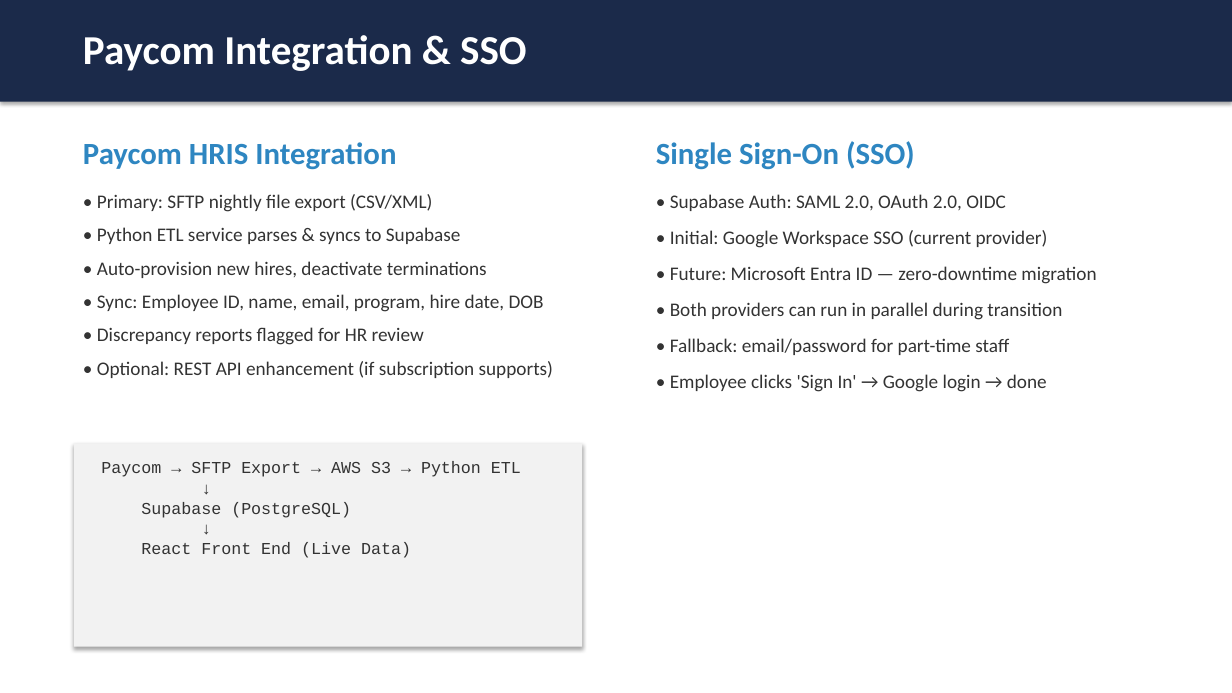
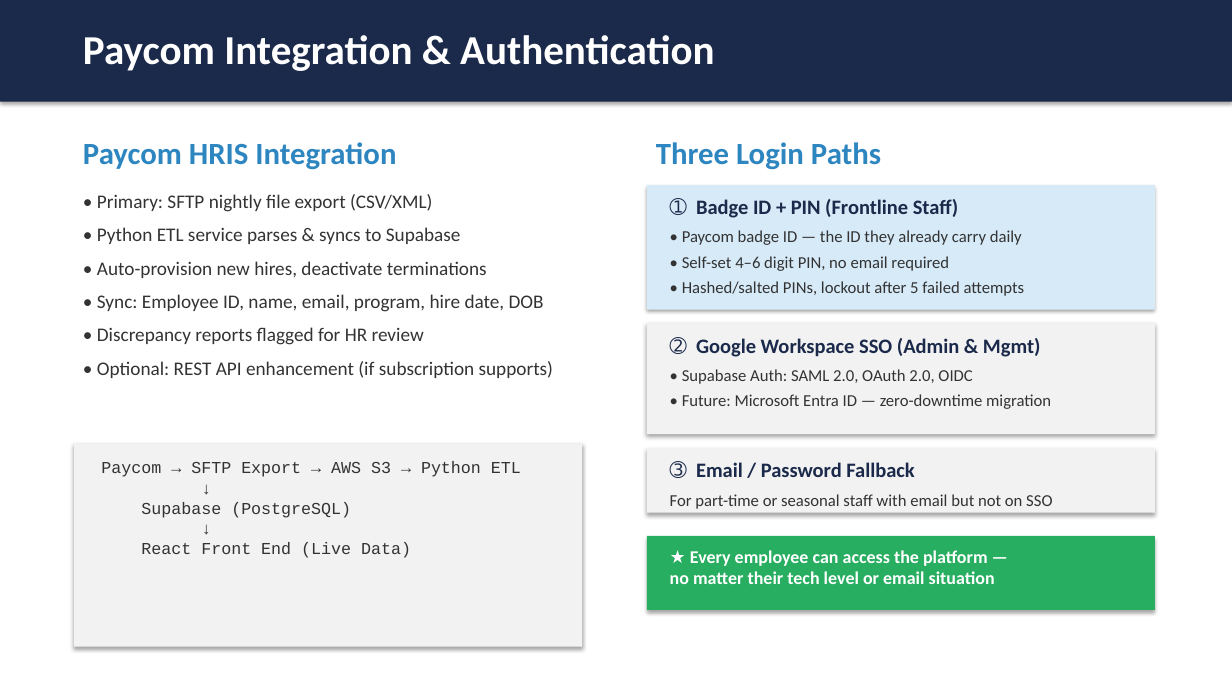
Before and after one commit to mingjyesheng-ioteye/sb_rewards, a slide deck: slide 11 of RFP/IoTeye - Arc Mercer Pitch.pptx. Drawn at 1232x693 pixels with LibreOffice and Linux fonts; fonts in the diff are those of the drawing. Boxes give left, top, right and bottom in pixels: in the first picture for what was removed or moved away, otherwise in the second. Text is boxed around its words. In the diff, an @@ line names an element or a change of style, - is before the commit and + after.

```diff
--- a/RFP/IoTeye - Arc Mercer Pitch.pptx
+++ b/RFP/IoTeye - Arc Mercer Pitch.pptx
@@ text at (83, 35, 715, 71): text changed @@
-Paycom Integration & SSO
+Paycom Integration & Authentication
@@ text at (656, 142, 881, 170): text changed @@
-Single Sign-On (SSO)
+Three Login Paths
@@ rectangle added at (647, 185, 1155, 310), fill #D6EAF8 @@
@@ text added at (670, 198, 959, 218), 16 pt, text #1B2A4A, bold @@
+➀ Badge ID + PIN (Frontline Staff)
@@ text at (670, 230, 1048, 248): paragraph removed @@
-• Initial: Google Workspace SSO (current provider)
@@ text added at (682, 230, 1025, 296), 13 pt, text #333333 @@
+• Paycom badge ID — the ID they already carry daily
+• Self-set 4–6 digit PIN, no email required
+• Hashed/salted PINs, lockout after 5 failed attempts
@@ rectangle added at (647, 323, 1155, 434), fill #F2F2F2 @@
@@ text at (670, 302, 1062, 392): paragraphs removed @@
-• Both providers can run in parallel during transition
-• Fallback: email/password for part-time staff
-• Employee clicks 'Sign In' → Google login → done
@@ text added at (670, 337, 1041, 357), 16 pt, text #1B2A4A, bold @@
+➁ Google Workspace SSO (Admin & Mgmt)
@@ text "• Supabase Auth: SAML 2.0, ...": place and size @@
-text "• Supabase Auth: SAML 2.0, ..." at (670, 194, 1096, 392)
+text "• Supabase Auth: SAML 2.0, ..." at (682, 369, 1051, 409)
@@ text "• Supabase Auth: SAML 2.0, ..." at (682, 369, 1051, 409): size 15 to 13 pt; less space between paragraphs @@
@@ rectangle added at (647, 448, 1155, 513), fill #F2F2F2 @@
@@ text added at (670, 461, 914, 478), 16 pt, text #1B2A4A, bold @@
+➂ Email / Password Fallback
@@ text added at (670, 494, 1052, 509), 13 pt, text #333333 @@
+For part-time or seasonal staff with email but not on SSO
@@ rectangle added at (647, 536, 1155, 610), fill #27AE60 @@
@@ text added at (670, 550, 995, 584), 14 pt, text #FFFFFF, bold @@
+★ Every employee can access the platform —
+no matter their tech level or email situation
```
Also in this commit, not shown: 8 other slides changed, 1 slide added, 1 slide removed, 4 other files.
